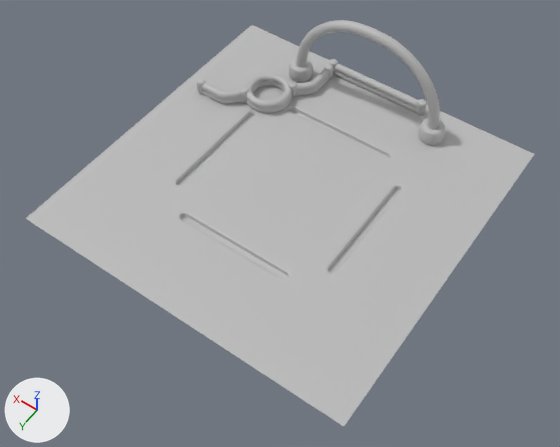
The FBX model Assets/Art/Assets/Environment/Models/EnvironmentArena_01.fbx, before and after one commit.
Both versions are drawn from a 50 mm lens placed at (-31.7, 46.0, 64.5), pointed at (-2.6, 5.3, 0.7). Arrows for +X, +Y and +Z are at lower left; the lights stay in place. Where no turn or scale is listed for an object, it has been applied to the vertices.
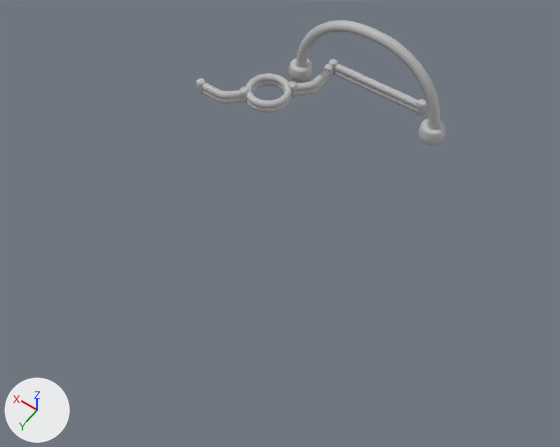
Where the change shows, as pixel boxes (x1, y1, x2, y2) in the pictures (560 x 447 px):
'EnvironmentFloor_01', deleted: before (25, 25, 534, 426)

Patch to the scene script:
```diff
--- a/Assets/Art/Assets/Environment/Models/EnvironmentArena_01.fbx.py
+++ b/Assets/Art/Assets/Environment/Models/EnvironmentArena_01.fbx.py
@@ ob_environmentfloor_01 @@
-ob_environmentfloor_01 = bpy.data.objects.new('EnvironmentFloor_01', me_mesh_005)
-ob_environmentfloor_01.location = (0.0, 0.0, 0.0)
```
